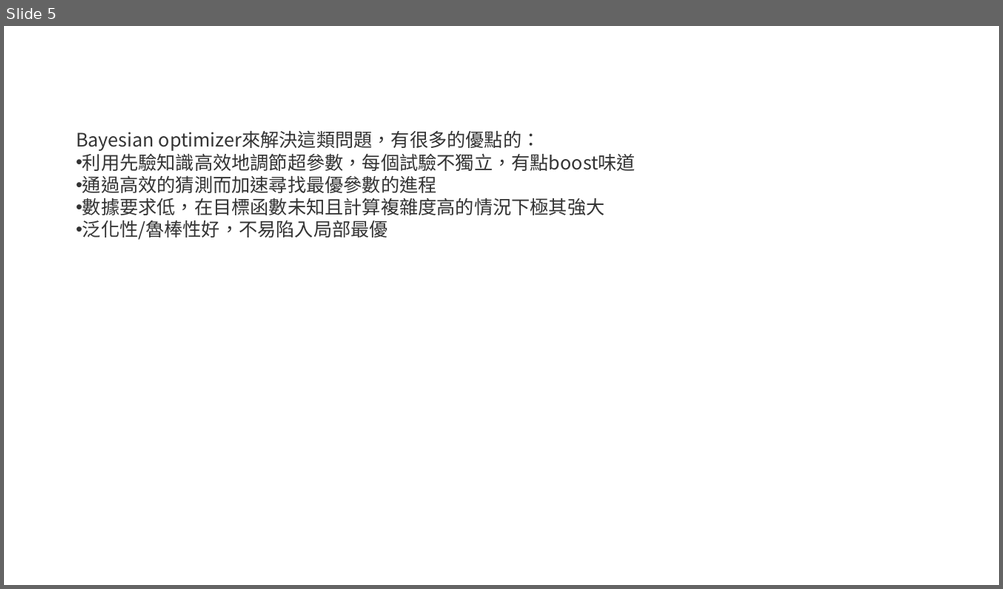
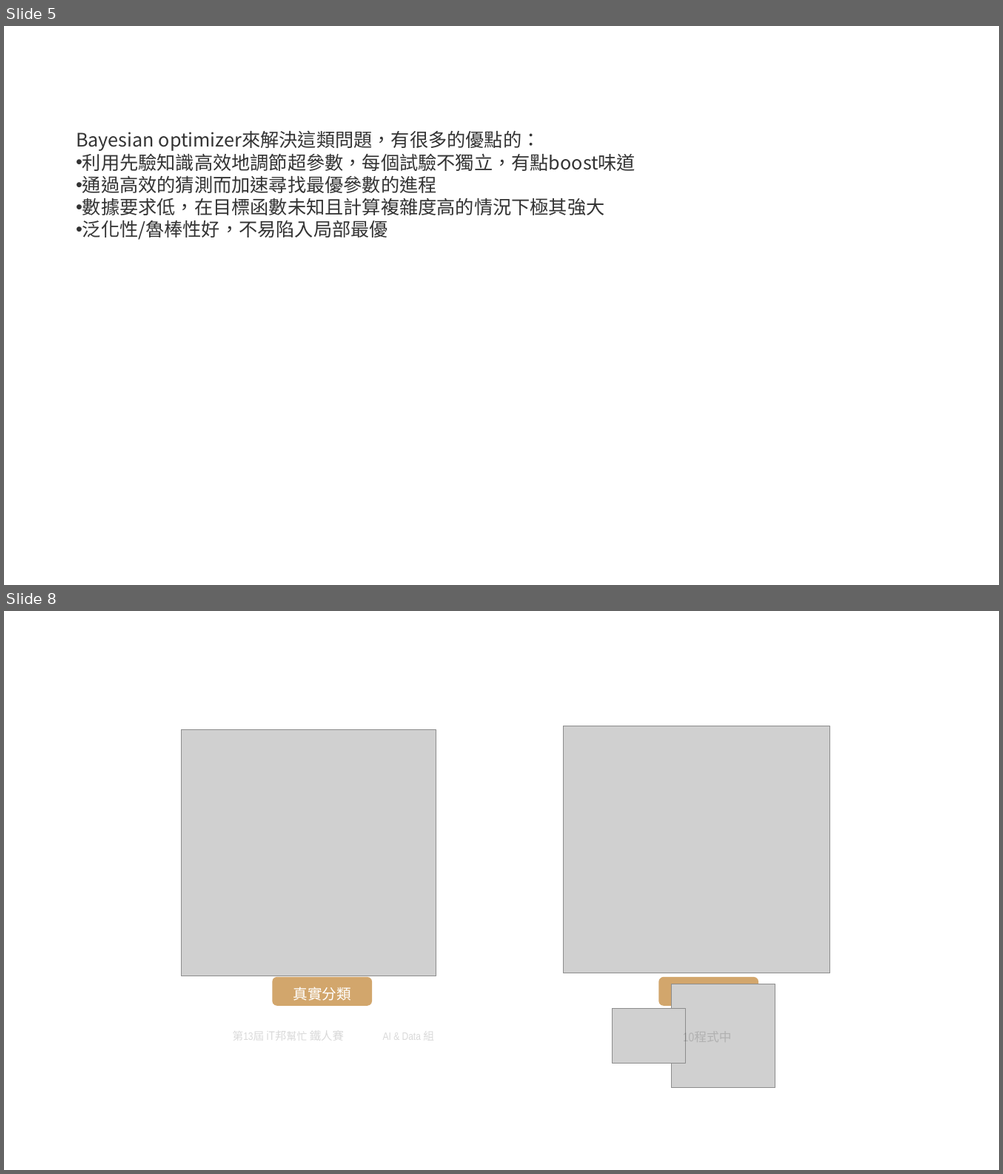
Before and after one commit to andy6804tw/andy6804tw.github.io, a slide deck: _posts/ithome/2021/20.Auto-Sklearn/20.Auto-Sklearn.pptx. Shown one above the other, each under a label of ours: slide 5 before the commit, slides 5 and 8 after it; the slides between them are not shown. The pictures are 1003x589 and 1003x1174 pixels, drawn with LibreOffice and Linux fonts; fonts in the diff are those of the drawing; grey boxes stand for pictures. Boxes give left, top, right and bottom in pixels: in the first picture for what was removed or moved away, otherwise in the second. Text is boxed around its words. In the diff, an @@ line names an element or a change of style, - is before the commit and + after.

```diff
--- a/_posts/ithome/2021/20.Auto-Sklearn/20.Auto-Sklearn.pptx
+++ b/_posts/ithome/2021/20.Auto-Sklearn/20.Auto-Sklearn.pptx
@@ slide 8 added at box(4, 611, 999, 1170), background #FFFFFF @@
@@ picture added at box(182, 729, 436, 977) @@
@@ picture added at box(563, 726, 829, 974) @@
@@ rounded rectangle added at box(272, 977, 372, 1006), fill #D2A66C, 14 pt, text #FFFFFF @@
+真實分類
@@ rounded rectangle added at box(658, 977, 758, 1006), fill #D2A66C, 14 pt, text #FFFFFF @@
+模型預測
@@ group added at box(233, 984, 775, 1088): 3 texts, 2 pictures @@
+第13屆 iT邦幫忙 鐵人賽
+AI & Data 組
+10程式中
```
Also in this commit, not shown: 4 other slides added, 7 other files.
